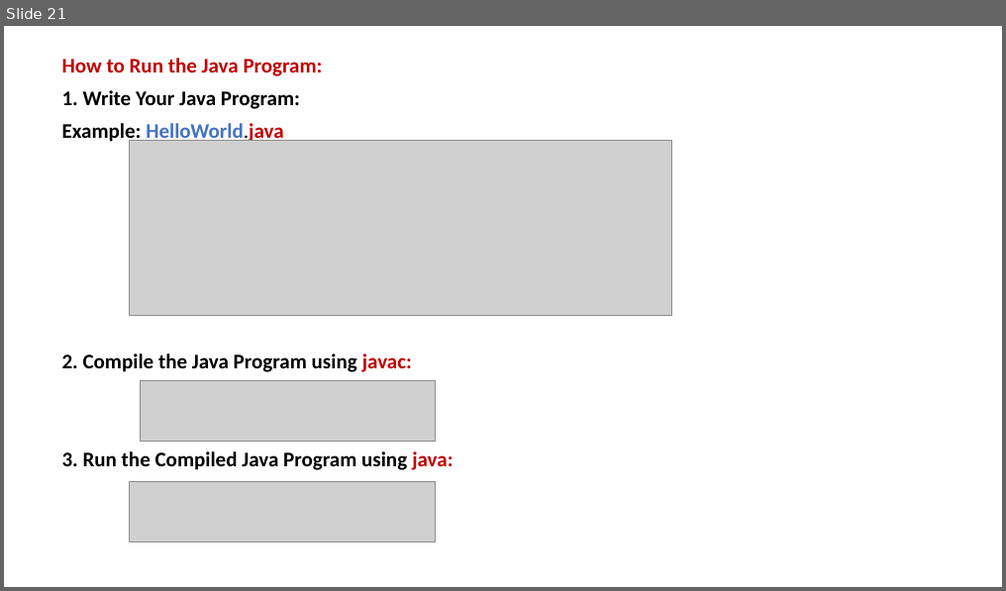
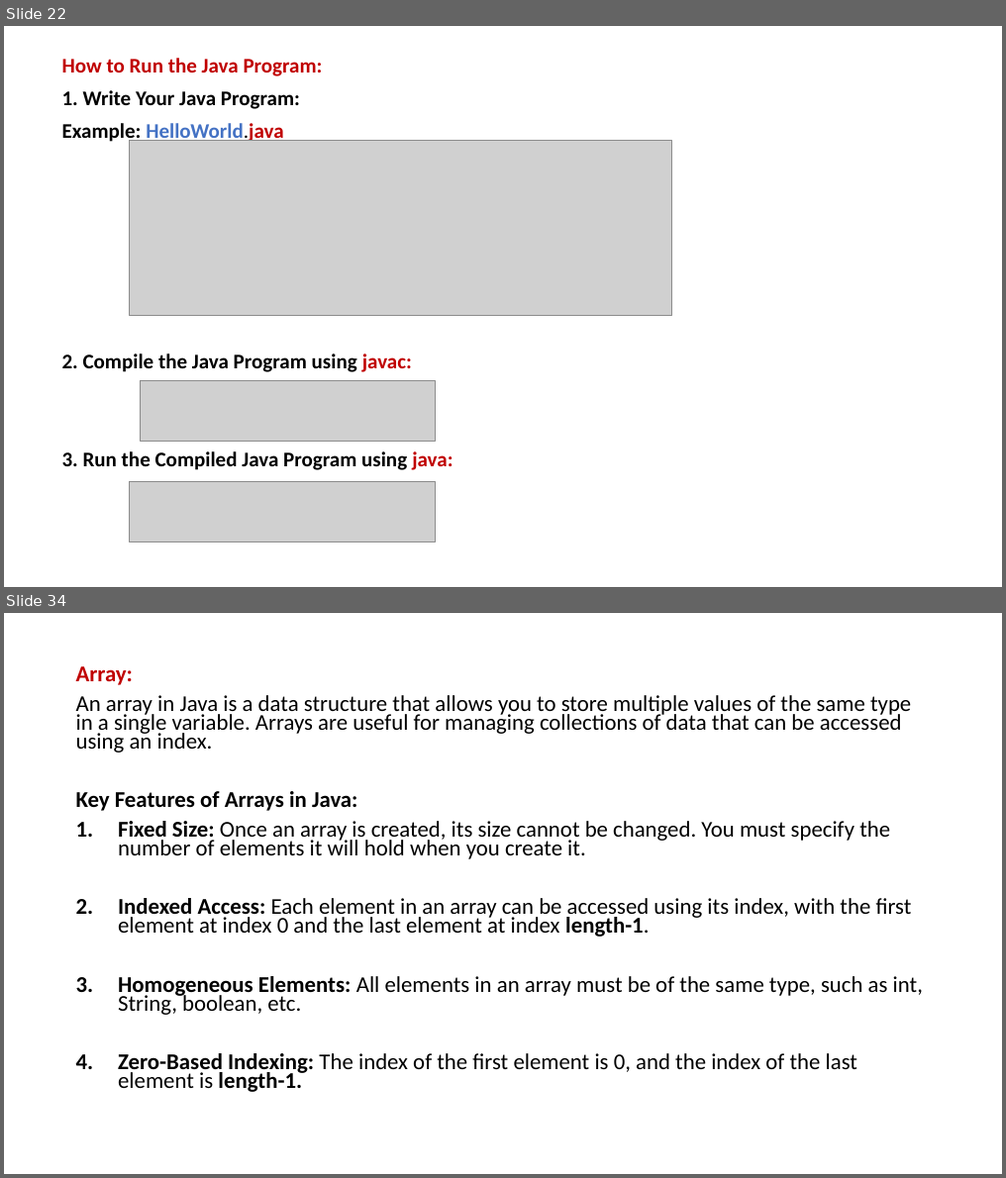
Before and after one commit to PRAMOD-VISHNU-NAIK/MCA-2nd-Sem-Shridevi-College, a slide deck: Theory Class-Notes/Java MCA-2.pptx. Shown one above the other, each under a label of ours: slide 21 before the commit, slides 22 and 34 after it; the slides between them are not shown. The pictures are 1006x591 and 1006x1178 pixels, drawn with LibreOffice and Linux fonts; fonts in the diff are those of the drawing; grey boxes stand for pictures. Boxes give left, top, right and bottom in pixels: in the first picture for what was removed or moved away, otherwise in the second. Text is boxed around its words. In the diff, an @@ line names an element or a change of style, - is before the commit and + after.

```diff
--- a/Theory Class-Notes/Java MCA-2.pptx
+++ b/Theory Class-Notes/Java MCA-2.pptx
@@ slide 34 added at (4,613,1002,1174), background #FFFFFF @@
@@ text added at (76,666,923,1092), 21.7 pt, text #000000 @@
+Array:
+An array in Java is a data structure that allows you to store multiple values of the same type in a single variable. Arrays are useful for managing collections of data that can be accessed using an index.
+Key Features of Arrays in Java:
+1. Fixed Size: Once an array is created, its size cannot be changed. You must specify the number of elements it will hold when you create it.
+2. Indexed Access: Each element in an array can be accessed using its index, with the first element at index 0 and the last element at index length-1.
+3. Homogeneous Elements: All elements in an array must be of the same type, such as int, String, boolean, etc.
+4. Zero-Based Indexing: The index of the first element is 0, and the index of the last element is length-1.
@@ what was slide 21 is now slide 22 @@
```
Also in this commit, not shown: 3 slides changed, 17 other slides added, 2 other files.
